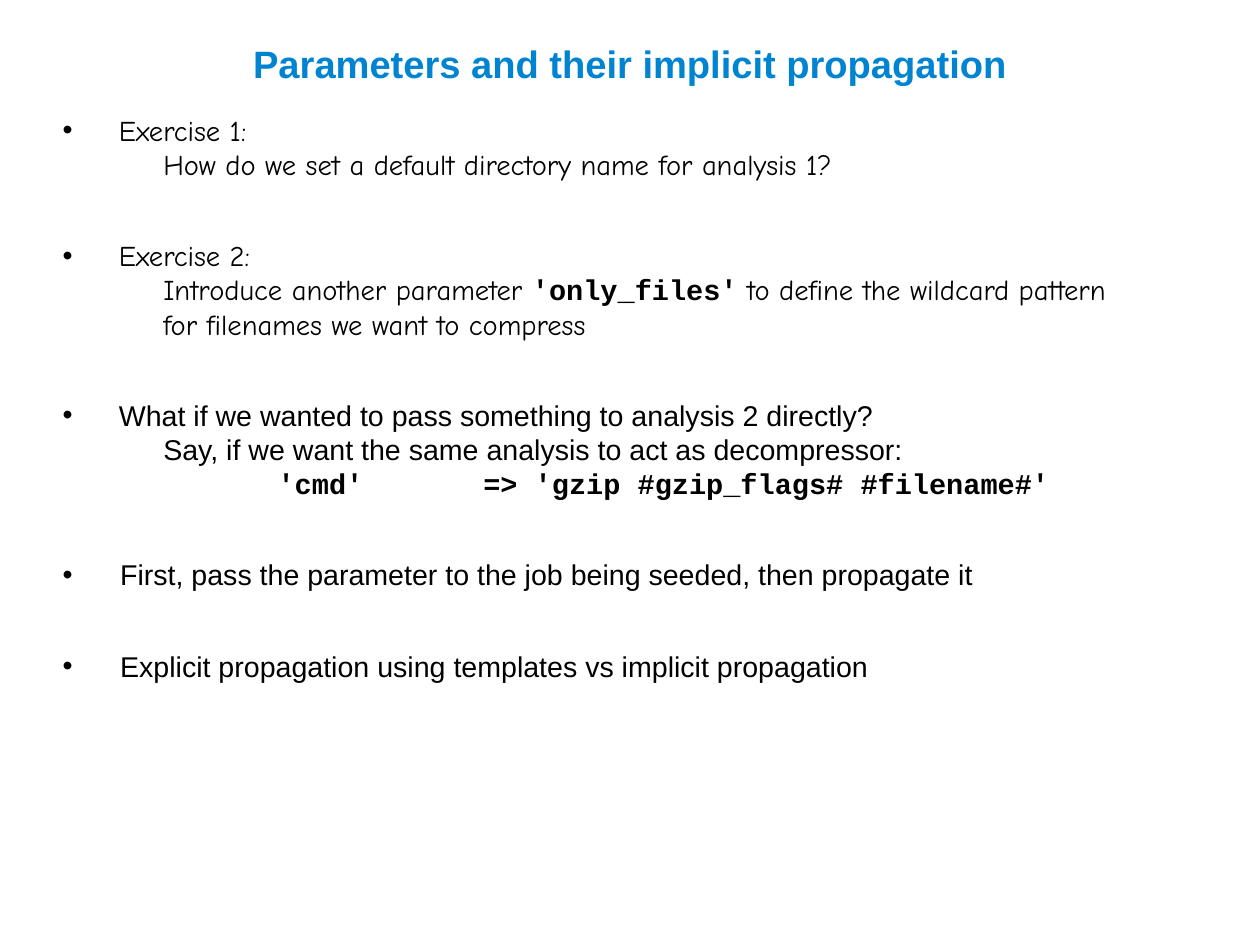
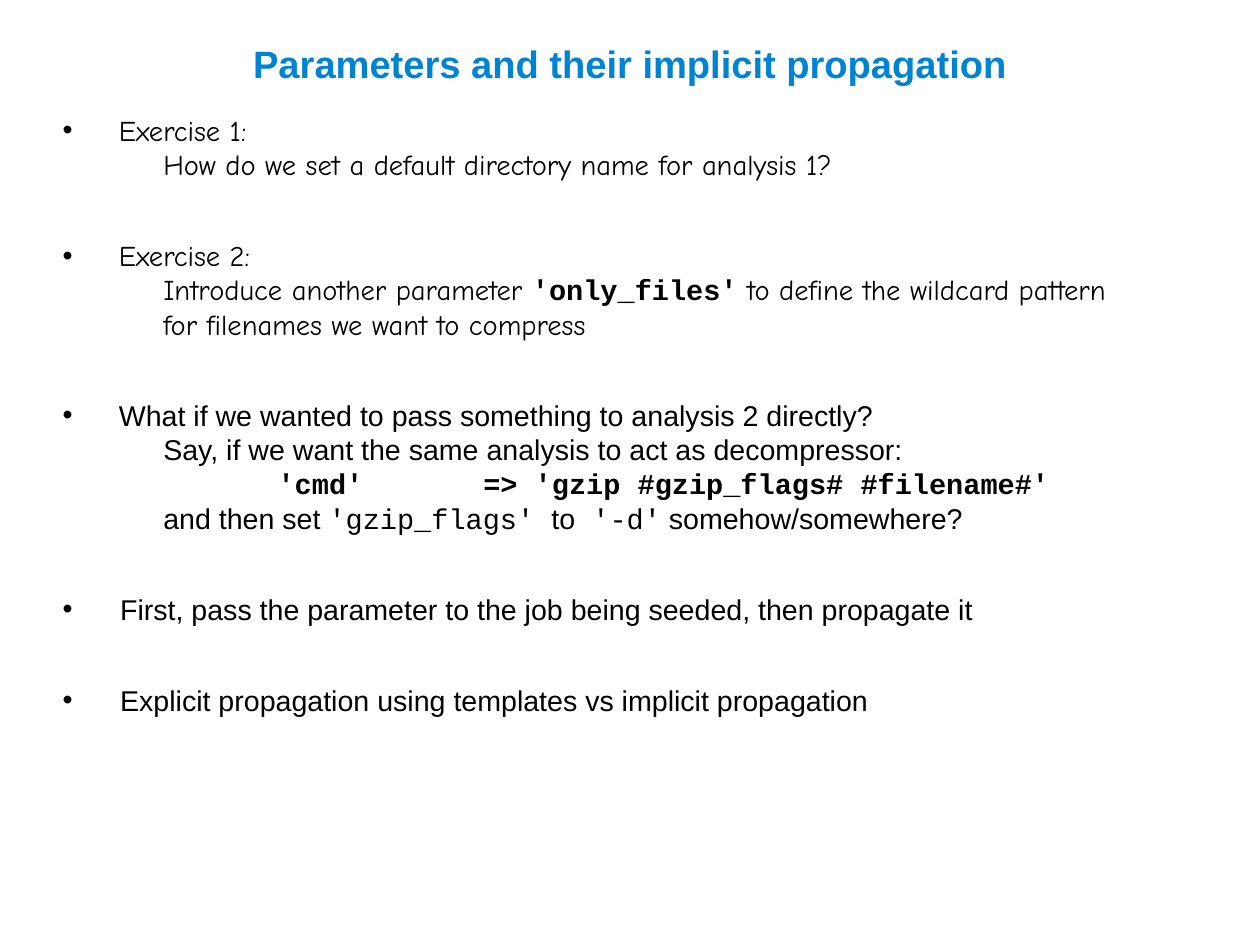
Before and after one commit to Ensembl/ensembl-hive, a slide deck: slide 11 of docs/presentations/HiveWorkshop_Sept2013/Slides_part2.odp. Drawn at 1260x945 pixels with LibreOffice and Linux fonts; fonts in the diff are those of the drawing; background and template pictures are left out. Boxes give left, top, right and bottom in pixels: in the first picture for what was removed or moved away, otherwise in the second. Text is boxed around its words. In the diff, an @@ line names an element or a change of style, - is before the commit and + after.

```diff
--- a/docs/presentations/HiveWorkshop_Sept2013/Slides_part2.odp
+++ b/docs/presentations/HiveWorkshop_Sept2013/Slides_part2.odp
@@ text at (x1=119, y1=405, x2=1050, y2=535): text changed @@
-• What if we wanted to pass something to analysis 2 directly?
-  Say, if we want the same analysis to act as decompressor:
-  'cmd' => 'gzip #gzip_flags# #filename#'
+• What if we wanted to pass something to analysis 2 directly?
+  Say, if we want the same analysis to act as decompressor:
+  'cmd' => 'gzip #gzip_flags# #filename#'
+  and then set 'gzip_flags' to '-d' somehow/somewhere?
```
Also in this commit, not shown: 1 other slide changed, 1 other file.
